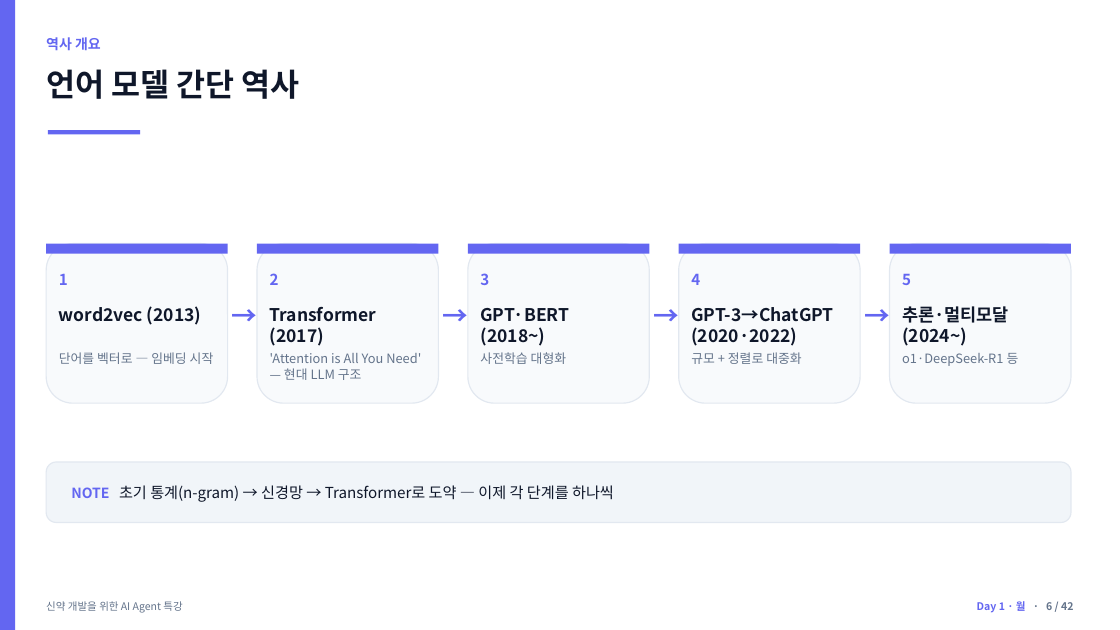
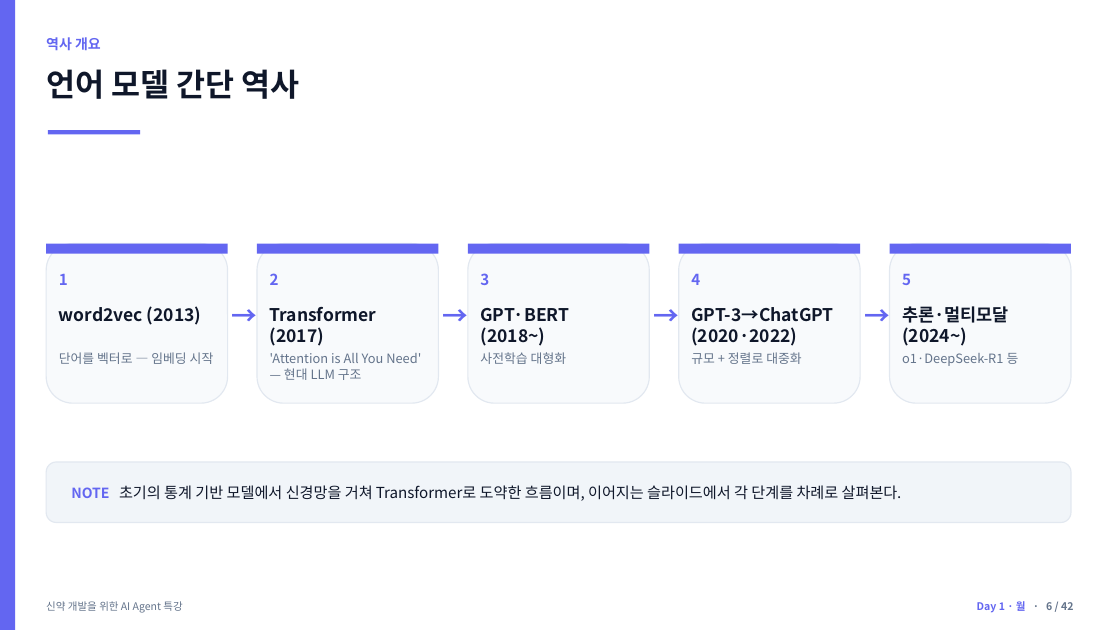
Before and after one commit to jyshin-22/wku-ai-agent-program, a slide deck: slide 6 of slides/day1.pptx. Drawn at 1120x630 pixels with LibreOffice and Linux fonts; fonts in the diff are those of the drawing. Boxes give left, top, right and bottom in pixels: in the first picture for what was removed or moved away, otherwise in the second. Text is boxed around its words. In the diff, an @@ line names an element or a change of style, - is before the commit and + after.

```diff
--- a/slides/day1.pptx
+++ b/slides/day1.pptx
@@ text at (71, 485, 902, 501): text changed @@
-NOTE 초기 통계(n-gram) → 신경망 → Transformer로 도약 — 이제 각 단계를 하나씩
+NOTE 초기의 통계 기반 모델에서 신경망을 거쳐 Transformer로 도약한 흐름이며, 이어지는 슬라이드에서 각 단계를 차례로 살펴본다.
```
Also in this commit, not shown: 25 other slides changed, 10 other files.
